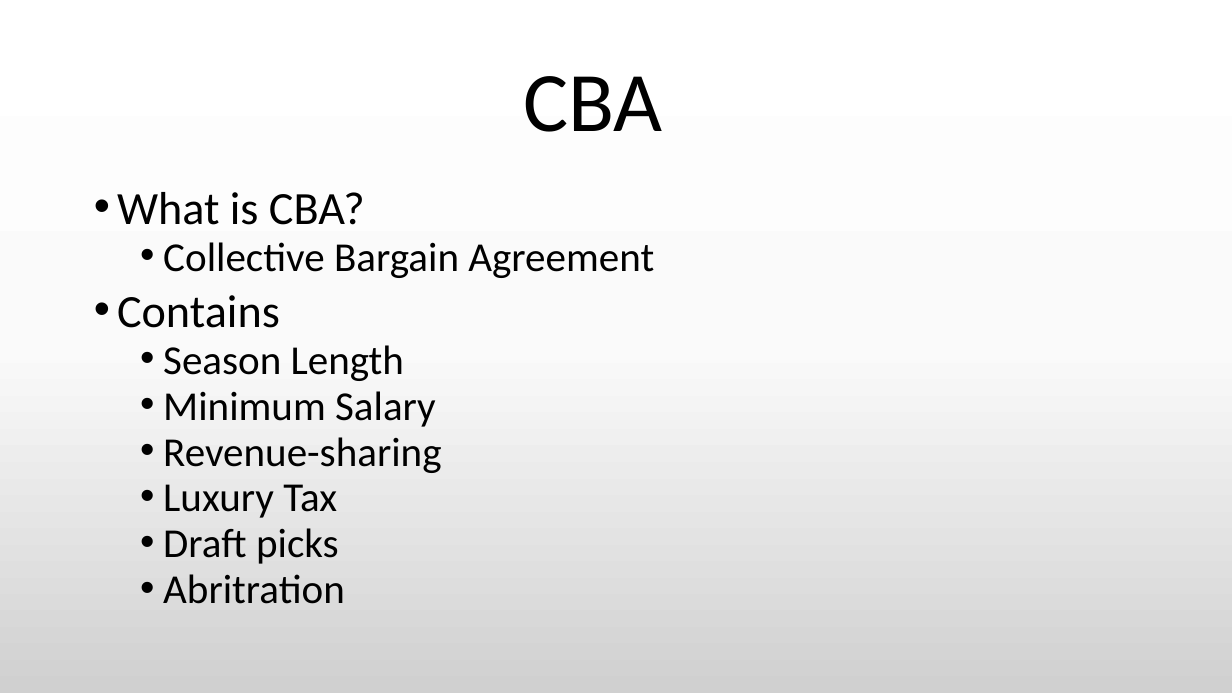
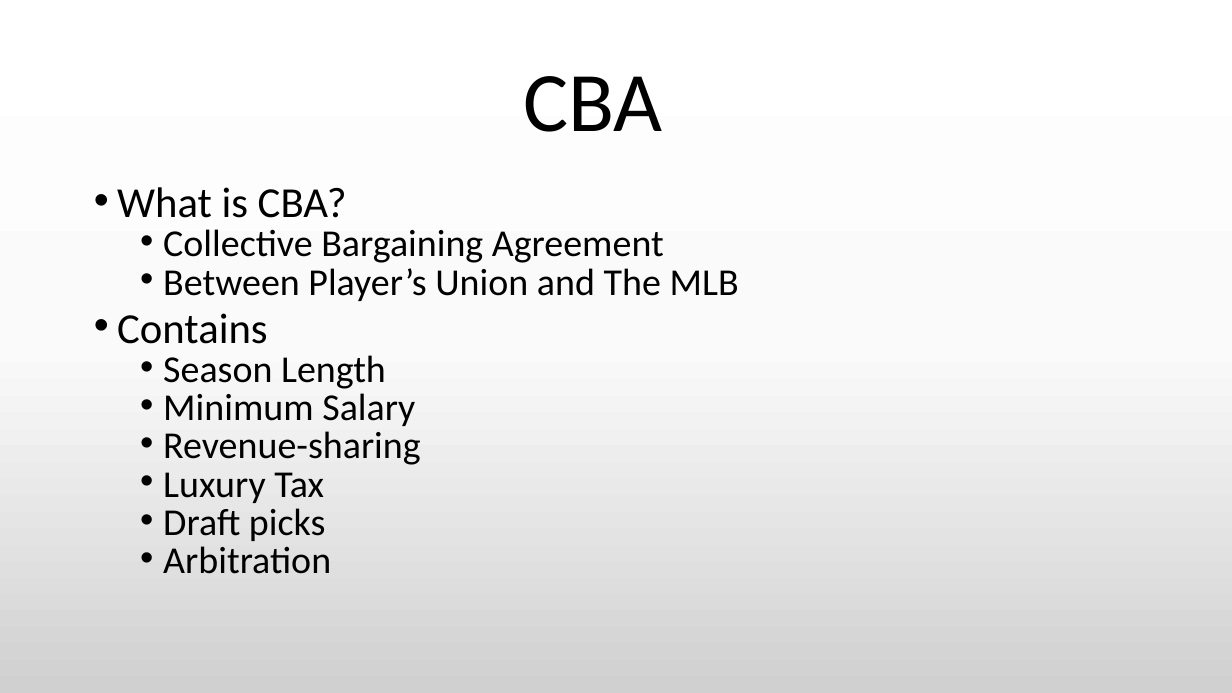
Before and after one commit to Riles567/Capstone, a slide deck: slide 2 of CapstonePresentation.pptx (slide 3 before the commit). Drawn at 1232x693 pixels with LibreOffice and Linux fonts; fonts in the diff are those of the drawing. Boxes give left, top, right and bottom in pixels: in the first picture for what was removed or moved away, otherwise in the second. Text is boxed around its words. In the diff, an @@ line names an element or a change of style, - is before the commit and + after.

```diff
--- a/CapstonePresentation.pptx
+++ b/CapstonePresentation.pptx
@@ text at (x1=117, y1=187, x2=421, y2=541): size 36 to 33.3 pt in "What is CBA?", "Contains"; size 32 to 29.6 pt in "Season Length", "Minimum Salary", "Revenue-sharing", "Luxury Tax" and 1 more places; line spacing 0.8 to 0.7 @@
@@ text at (x1=163, y1=229, x2=739, y2=301): text changed; size 32 to 29.6 pt @@
-  • Collective Bargain Agreement
+  • Collective Bargaining Agreement
+  • Between Player’s Union and The MLB
@@ text at (x1=163, y1=546, x2=331, y2=574): text changed; size 32 to 29.6 pt @@
-  • Abritration
+  • Arbitration
```
Also in this commit, not shown: 9 other slides changed, 9 slides added, 7 slides removed.
